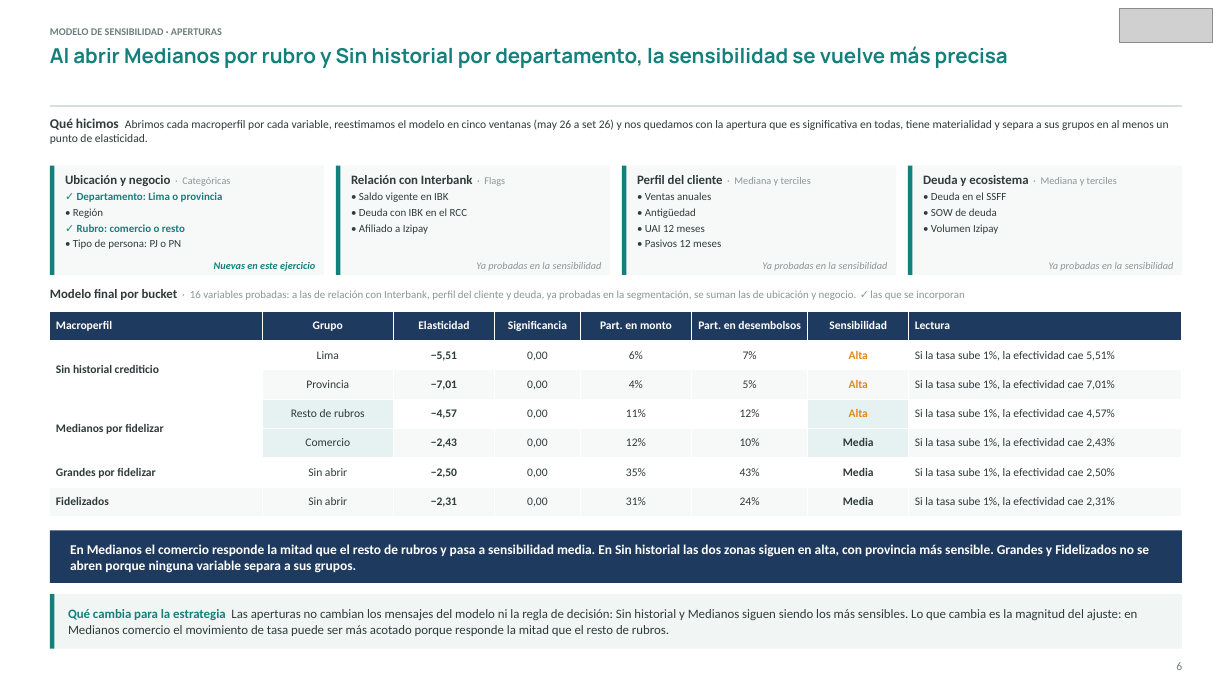
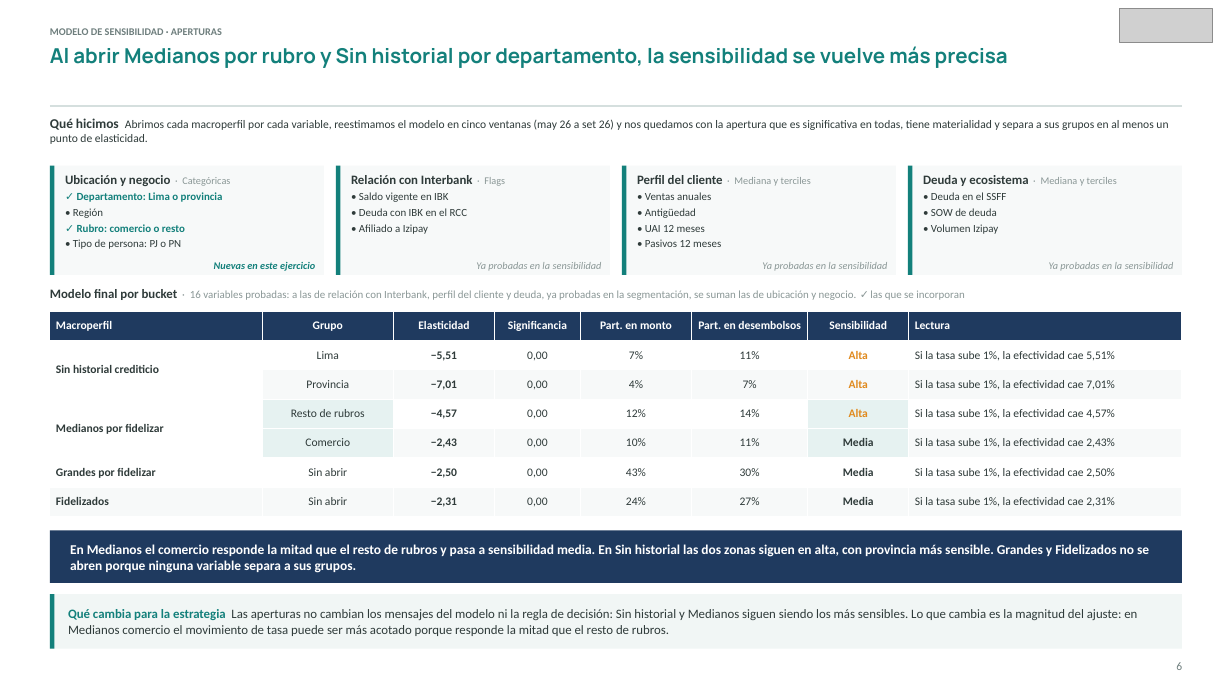
Before and after one commit to renesangacha-ui/modulo_sensibilidad_ibk_bdn, a slide deck: slide 6 of documents/presentaciones/finales/20261110_Modelo_Sensibilidad_IBK_vf.pptx. Drawn at 1232x693 pixels with LibreOffice and Linux fonts; fonts in the diff are those of the drawing; grey boxes stand for pictures. Boxes give left, top, right and bottom in pixels: in the first picture for what was removed or moved away, otherwise in the second. Text is boxed around its words. In the diff, an @@ line names an element or a change of style, - is before the commit and + after.

```diff
--- a/documents/presentaciones/finales/20261110_Modelo_Sensibilidad_IBK_vf.pptx
+++ b/documents/presentaciones/finales/20261110_Modelo_Sensibilidad_IBK_vf.pptx
@@ table at box(50, 311, 1181, 517) @@
-row 2, column 5: 6%
+row 2, column 5: 7%
-row 2, column 6: 7%
+row 2, column 6: 11%
-row 3, column 6: 5%
+row 3, column 6: 7%
-row 4, column 5: 11%
+row 4, column 5: 12%
-row 4, column 6: 12%
+row 4, column 6: 14%
-row 5, column 5: 12%
+row 5, column 5: 10%
-row 5, column 6: 10%
+row 5, column 6: 11%
-row 6, column 5: 35%
+row 6, column 5: 43%
-row 6, column 6: 43%
+row 6, column 6: 30%
-row 7, column 5: 31%
+row 7, column 5: 24%
-row 7, column 6: 24%
+row 7, column 6: 27%
```
Also in this commit, not shown: 1 other slide changed, 1 other file.
